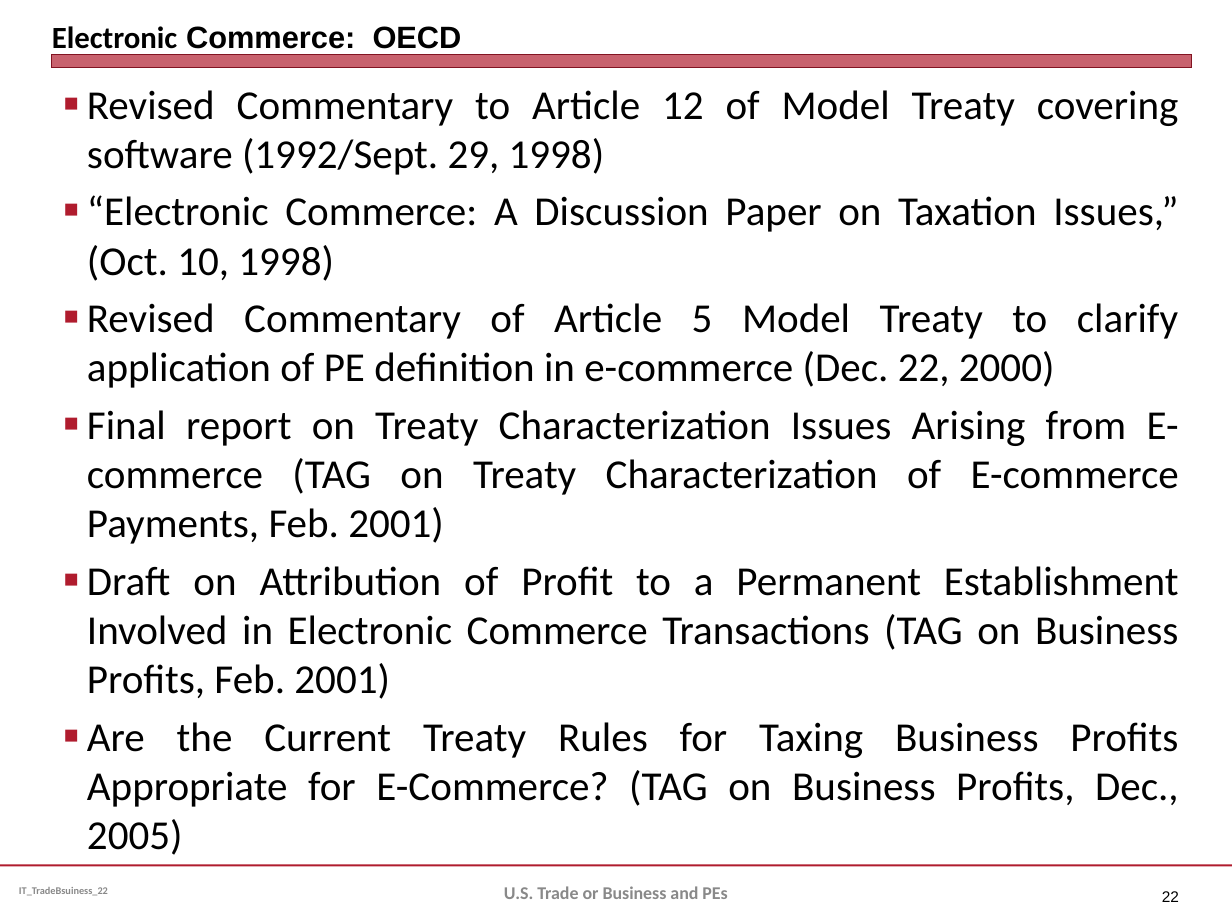
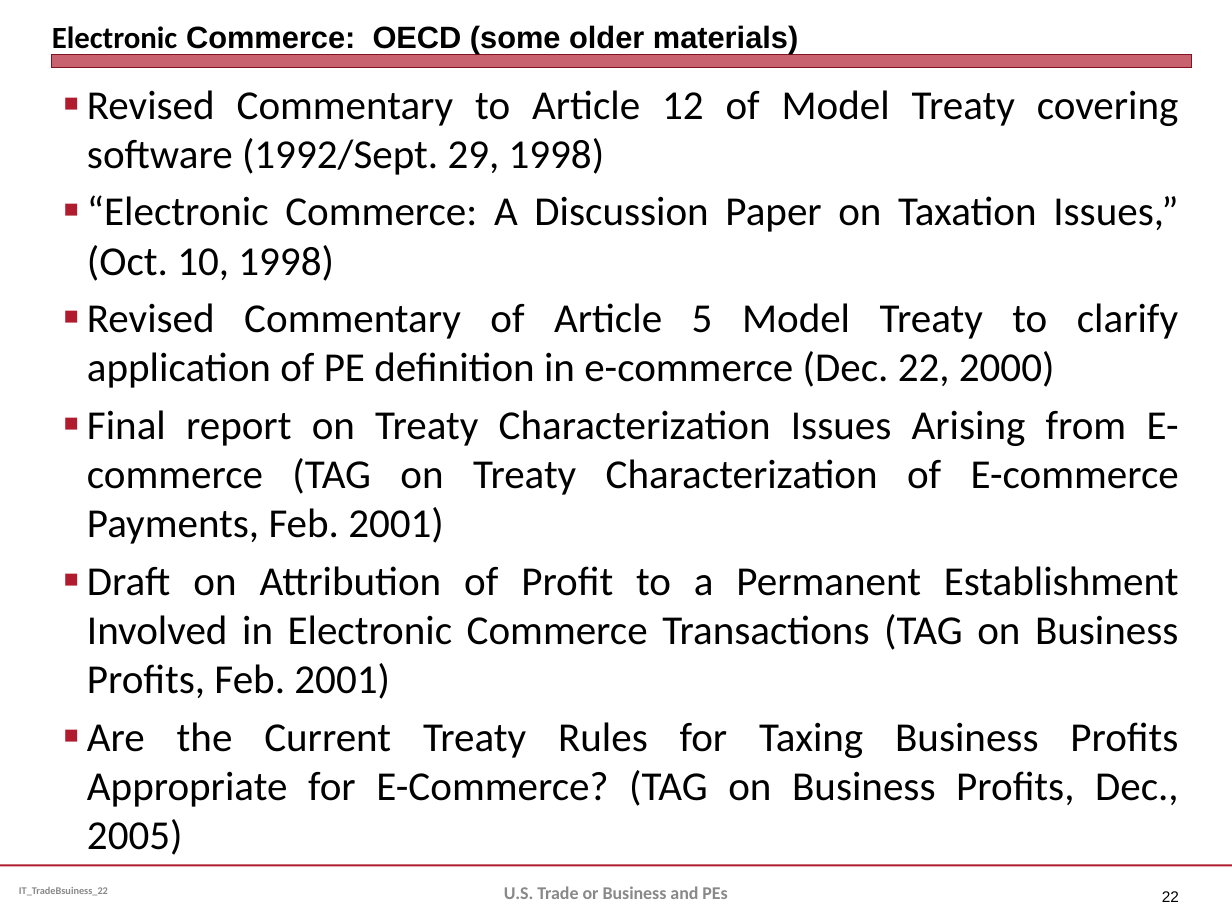
Before and after one commit to jmc877/International-Tax, a slide deck: slide 22 of slides/IT_Slides_ETB_22.pptx. Drawn at 1232x924 pixels with LibreOffice and Linux fonts; fonts in the diff are those of the drawing. Boxes give left, top, right and bottom in pixels: in the first picture for what was removed or moved away, otherwise in the second. Text is boxed around its words. In the diff, an @@ line names an element or a change of style, - is before the commit and + after.

```diff
--- a/slides/IT_Slides_ETB_22.pptx
+++ b/slides/IT_Slides_ETB_22.pptx
@@ title at (52,25,798,56): text changed @@
-Electronic Commerce: OECD
+Electronic Commerce: OECD (some older materials)
```
Also in this commit, not shown: 2 other slides changed, 1 slide added, 1 other file.
